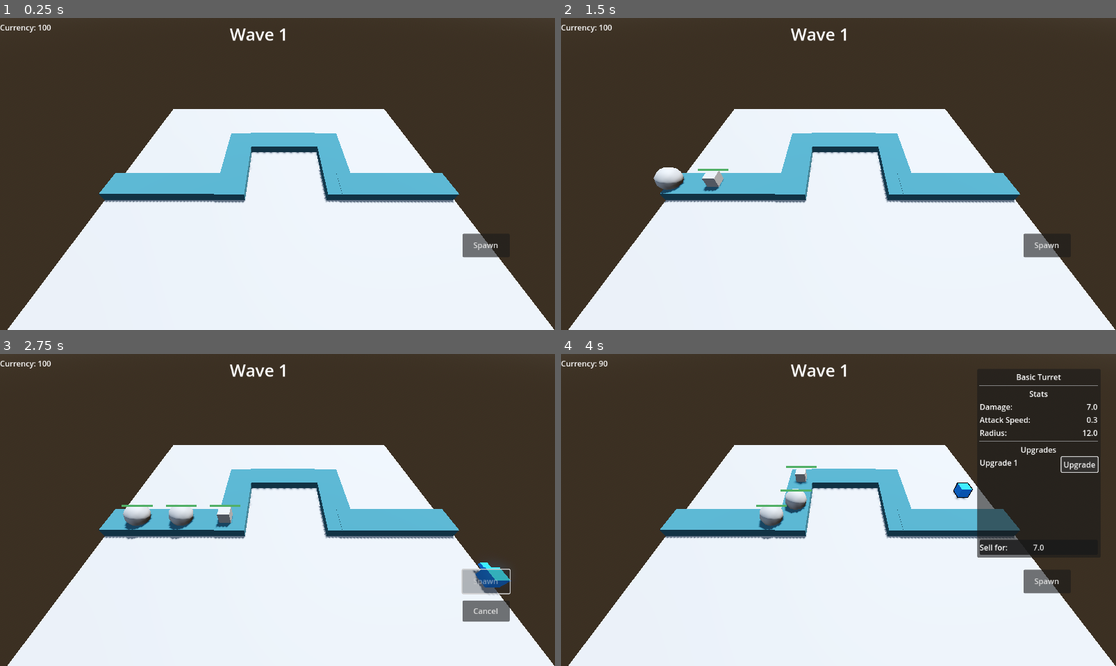
Above: before the commit, frames 1-4 (two rows, left to right).
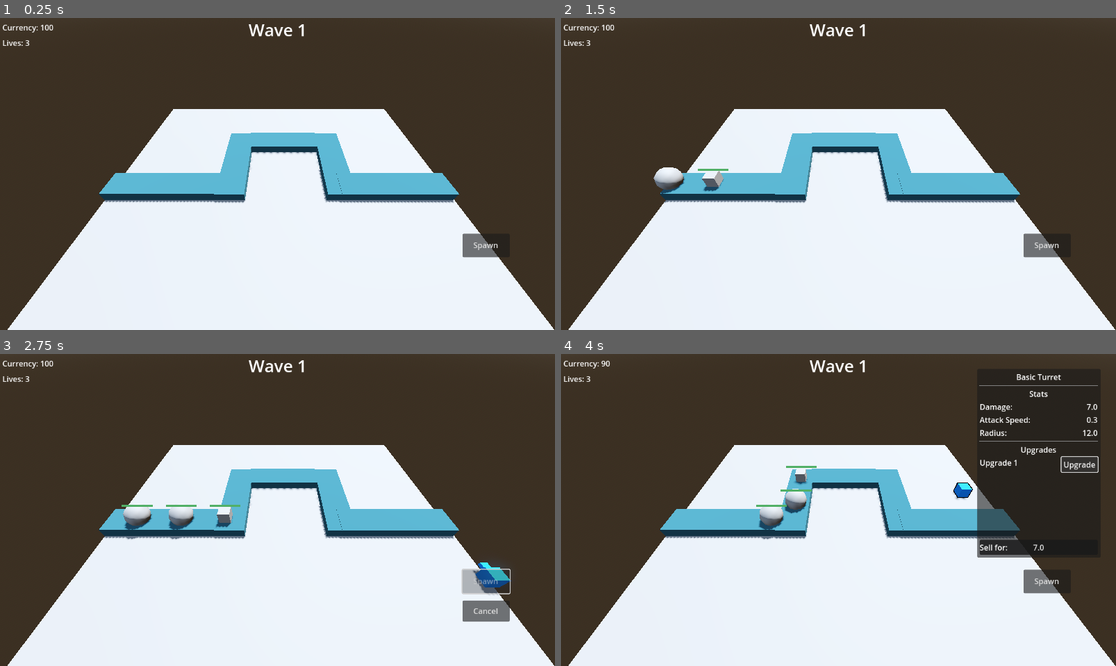
Above: after the commit, the same moments.

Repository: BurnabySouthGameDev/TowerDefence
Game: Godot game, scene res://Scenes/main.tscn
Two runs of this game, one before a commit and one after it. Both use one fixed random seed, a clock stepped at 60 frames per second and the inputs below.
Inputs (mouse positions are in pixels of both pictures, inside the frame that each line leads up to):
- Up to frame 1 (0.25 s): no input
- Up to frame 2 (1.5 s): click "Spawn" at 0.5 s; click "Cancel" at 1.25 s
- Up to frame 3 (2.75 s): click "Spawn" at 2 s
- Up to frame 4 (4 s): move the mouse to (960, 494) at 2.77 s; click (960, 494) at 2.92 s; click "Upgrade" at 3.5 s

The runs differ from the first frame. In frame 1, 0.5% of the frame differs, in the area x 0-55%, y 2-9%; in frame 2, 0.5%; in frame 3, 0.5%; in frame 4, 0.5%.

Commit message:
Added lives

Diff:
--- /dev/null
+++ b/Scenes/UI/lives.tscn
@@ -0,0 +1,27 @@
+[gd_scene load_steps=3 format=3 uid="uid://bug3yv3yrxb8j"]
+
+[ext_resource type="Script" uid="uid://cayupf64c4uwx" path="res://Scripts/UI/lives.gd" id="1_kp501"]
+
+[sub_resource type="StyleBoxEmpty" id="StyleBoxEmpty_kp501"]
+
+[node name="lives" type="PanelContainer"]
+anchors_preset = -1
+anchor_right = 0.111111
+anchor_bottom = 0.037037
+size_flags_horizontal = 3
+size_flags_vertical = 3
+theme_override_styles/panel = SubResource("StyleBoxEmpty_kp501")
+script = ExtResource("1_kp501")
+theme_override_styles/panel = SubResource("StyleBoxEmpty_kp501")
+metadata/_edit_use_anchors_ = true
+
+[node name="MarginContainer" type="MarginContainer" parent="."]
+layout_mode = 2
+theme_override_constants/margin_left = 5
+
+[node name="RichTextLabel" type="RichTextLabel" parent="MarginContainer"]
+layout_mode = 2
+bbcode_enabled = true
+text = "Lives: "
+fit_content = true
+scroll_active = false
--- a/Scenes/main.tscn
+++ b/Scenes/main.tscn
@@ -8,6 +8,7 @@
 [ext_resource type="Script" uid="uid://dapii7i1tjwtr" path="res://Scripts/turrets/upgrade_res.gd" id="4_ynf5e"]
 [ext_resource type="PackedScene" uid="uid://dvdps78t4kco7" path="res://Scenes/UI/menu.tscn" id="5_21xkr"]
 [ext_resource type="PackedScene" uid="uid://gvaje4p786yv" path="res://Scenes/tower_manager.tscn" id="5_kry3j"]
+[ext_resource type="PackedScene" uid="uid://bug3yv3yrxb8j" path="res://Scenes/UI/lives.tscn" id="8_ynf5e"]
 
 [sub_resource type="ProceduralSkyMaterial" id="ProceduralSkyMaterial_6m1b0"]
 sky_horizon_color = Color(0.64625, 0.65575, 0.67075, 1)
@@ -138,13 +139,20 @@
 metadata/_edit_use_anchors_ = true
 
 [node name="CurrencyDisplay" type="PanelContainer" parent="GameUI"]
-offset_right = 192.0
-offset_bottom = 40.0
+anchors_preset = -1
+anchor_right = 0.166667
+anchor_bottom = 0.0617284
 theme_override_styles/panel = SubResource("StyleBoxEmpty_jjvhh")
-
-[node name="CurrencyLabel" type="Label" parent="GameUI/CurrencyDisplay"]
+metadata/_edit_use_anchors_ = true
+
+[node name="MarginContainer" type="MarginContainer" parent="GameUI/CurrencyDisplay"]
+layout_mode = 2
+theme_override_constants/margin_left = 5
+
+[node name="CurrencyLabel" type="Label" parent="GameUI/CurrencyDisplay/MarginContainer"]
 unique_name_in_owner = true
 layout_mode = 2
+text = "Currency:"
 script = ExtResource("3_8gbba")
 
 [node name="Menu" parent="GameUI" instance=ExtResource("5_21xkr")]
@@ -220,17 +228,22 @@
 color = Color(0.303233, 0.303233, 0.303233, 1)
 
 [node name="WaveCounter" type="Label" parent="GameUI"]
-anchors_preset = -1
-anchor_left = 0.390625
-anchor_top = 0.00771605
-anchor_right = 0.543403
-anchor_bottom = 0.0987654
+unique_name_in_owner = true
+anchors_preset = -1
+anchor_left = 0.447483
+anchor_right = 0.552517
+anchor_bottom = 0.0756173
+grow_horizontal = 2
 theme_override_font_sizes/font_size = 35
 text = "Wave 0"
 horizontal_alignment = 1
 vertical_alignment = 1
 metadata/_edit_use_anchors_ = true
 
+[node name="lives" parent="GameUI" instance=ExtResource("8_ynf5e")]
+anchor_top = 0.0617284
+anchor_bottom = 0.0987654
+
 [node name="TowerManager" parent="." instance=ExtResource("5_kry3j")]
 unique_name_in_owner = true
 
--- a/Scripts/UI/Menu/menu.gd
+++ b/Scripts/UI/Menu/menu.gd
@@ -16,11 +16,11 @@
 
 func _open_menu(tower) -> void:
 	if tower == Global.selected_tower:
-		print_rich("[color=red]Open")
+		#print_rich("[color=red]Open")
 		show()
 		_load_values(tower.resource)
 	else:
-		print_rich("[color=red]Close")
+		#print_rich("[color=red]Close")
 		hide()
 
 
--- /dev/null
+++ b/Scripts/UI/lives.gd
@@ -0,0 +1,23 @@
+extends PanelContainer
+
+@onready var rich_text_label: RichTextLabel = $MarginContainer/RichTextLabel
+@onready var wave_counter: Label = %WaveCounter
+
+
+var lives: int = 3:
+	set(value):
+		if lives == value:
+			return
+
+		if lives <= 0:
+			print("Game over")
+			wave_counter.text = "Game over"
+			get_tree().current_scene.process_mode = Node.PROCESS_MODE_DISABLED
+
+		lives = max(0, value)
+		rich_text_label.text = "Lives: %d" % lives
+
+
+func _ready() -> void:
+	Global.connect("set_lives", func set_lives(value :int) -> void: lives += value)
+	rich_text_label.text = "Lives: %d" % lives
--- a/Scripts/enemy.gd
+++ b/Scripts/enemy.gd
@@ -32,8 +32,9 @@
 	progress += speed * delta
 	if progress_ratio >= 1.0:
 		# Later can add some thing like - 10 HP
-		var currency_label = get_tree().root.get_node("Main/GameUI/CurrencyDisplay/CurrencyLabel")
+		var currency_label = get_tree().root.get_node("Main/GameUI/CurrencyDisplay/MarginContainer/CurrencyLabel")
 		currency_label.subtract(50)
+		Global.emit_signal("set_lives", -1)
 		print("ememy reach the end of the path")
 		queue_free()
 
--- a/Scripts/enemy_spawn.gd
+++ b/Scripts/enemy_spawn.gd
@@ -44,7 +44,7 @@
 	wave_number += 1
 	difficulty_cap = 3 + wave_number*2
 	start_spawn_timer()
-	wave_counter.text=str("Wave " + str(wave_number))
+	wave_counter.text = str("Wave " + str(wave_number))
 
 func spawn_enemy() -> void:
 	if cap_reached == false:
--- a/Scripts/global.gd
+++ b/Scripts/global.gd
@@ -1,5 +1,6 @@
 extends Node
 
+##VARIABLES
 var selected_tower: Node3D = null:
 	set(value):
 		if selected_tower == value:
@@ -9,6 +10,7 @@
 			selected_tower.selected = false
 
 		selected_tower = value
+
 var selectable_tower: Node3D = null:
 	set(value):
 		if selectable_tower == value:
@@ -17,3 +19,6 @@
 		selectable_tower = value
 
 var placed_turrets: Array[Node3D] = []
+
+##SIGNALS
+signal set_lives(value: int) #not actually set cant find a name
--- a/Scripts/turrets/basic_turret.gd
+++ b/Scripts/turrets/basic_turret.gd
@@ -71,7 +71,7 @@
 	target.get_parent().take_damage(resource.damage)
 
 	if target.get_parent().health <= 0:
-		var currency_label: Label = get_tree().root.get_node("Main/GameUI/CurrencyDisplay/CurrencyLabel")
+		var currency_label: Label = get_tree().root.get_node("Main/GameUI/CurrencyDisplay/MarginContainer/CurrencyLabel")
 		currency_label.add(5)
 		target.get_parent().queue_free()
 
--- a/Scripts/ui/spawn_button.gd
+++ b/Scripts/ui/spawn_button.gd
@@ -99,7 +99,7 @@
 				print("Invalid turret placement")
 				return
 
-			var currency_label = get_tree().root.get_node("Main/GameUI/CurrencyDisplay/CurrencyLabel")
+			var currency_label = get_tree().root.get_node("Main/GameUI/CurrencyDisplay/MarginContainer/CurrencyLabel")
 			if currency_label and currency_label.subtract(10):
 				placing_turret.global_position = result.position
 
Not shown: 1 places in Scenes/main.tscn that only renumber resources
Not shown, added: Scripts/UI/lives.gd.uid
